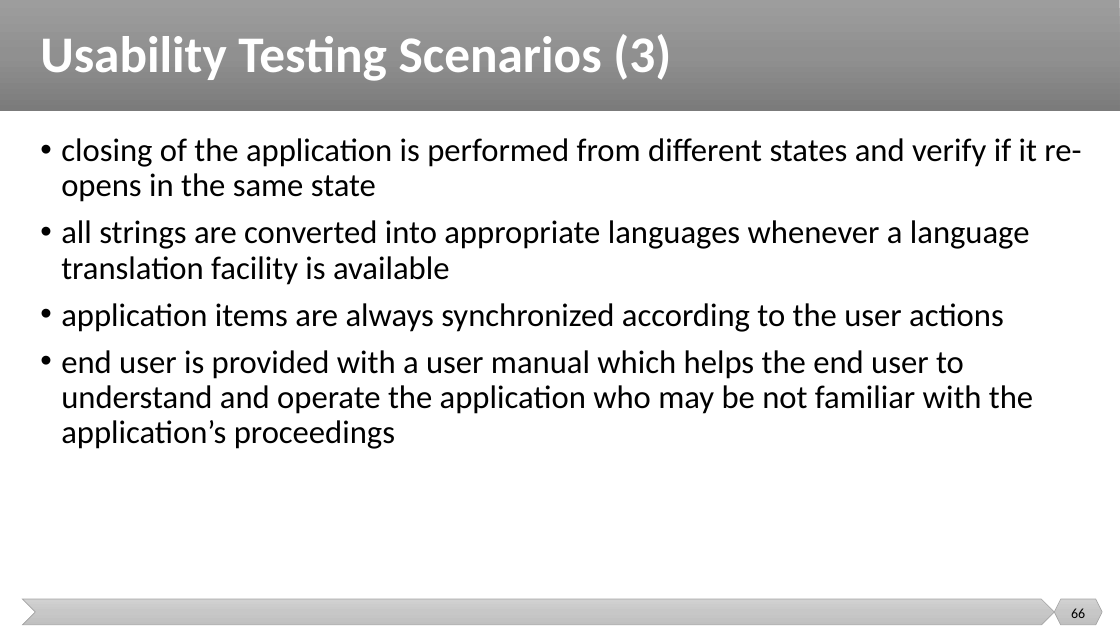
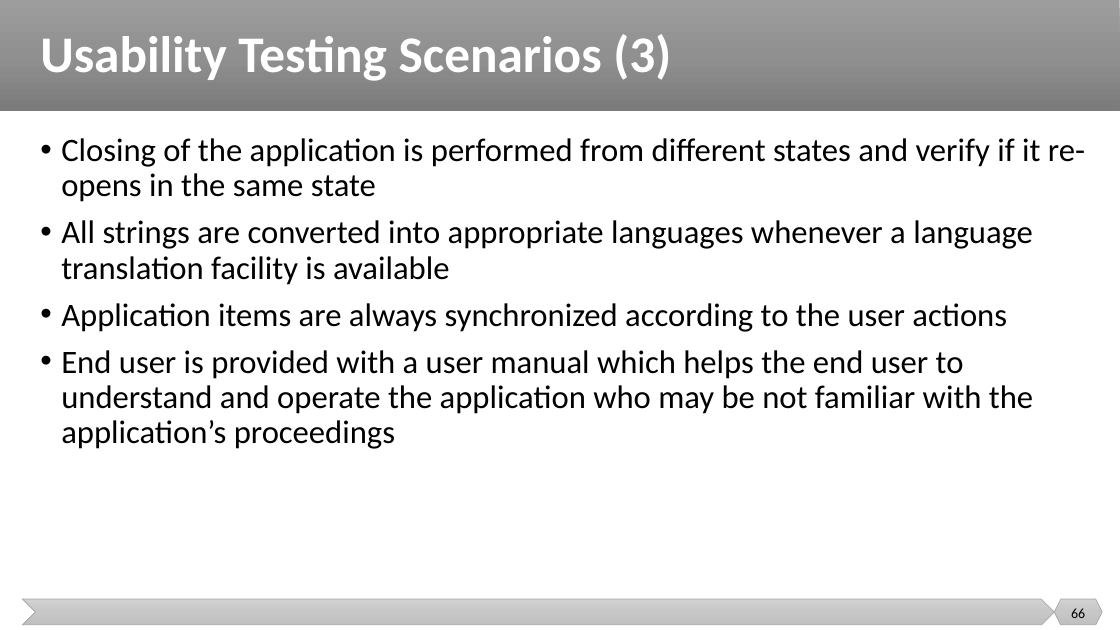
Before and after one commit to malenezi/malenezi, a slide deck: slide 66 of new_SE401/Lectures/10-Advanced Topics/Advanced Topics.pptx. Drawn at 1120x630 pixels with LibreOffice and Linux fonts; fonts in the diff are those of the drawing. Boxes give left, top, right and bottom in pixels: in the first picture for what was removed or moved away, otherwise in the second. Text is boxed around its words. In the diff, an @@ line names an element or a change of style, - is before the commit and + after.

```diff
--- a/new_SE401/Lectures/10-Advanced Topics/Advanced Topics.pptx
+++ b/new_SE401/Lectures/10-Advanced Topics/Advanced Topics.pptx
@@ text at box(61, 138, 1085, 449): text changed @@
-• closing of the application is performed from different states and verify if it re-opens in the same state
-• all strings are converted into appropriate languages whenever a language translation facility is available
-• application items are always synchronized according to the user actions
-• end user is provided with a user manual which helps the end user to understand and operate the application who may be not familiar with the application’s proceedings
+• Closing of the application is performed from different states and verify if it re-opens in the same state
+• All strings are converted into appropriate languages whenever a language translation facility is available
+• Application items are always synchronized according to the user actions
+• End user is provided with a user manual which helps the end user to understand and operate the application who may be not familiar with the application’s proceedings
```
Also in this commit, not shown: 20 other slides changed, 3 slides added, 2 other files.
